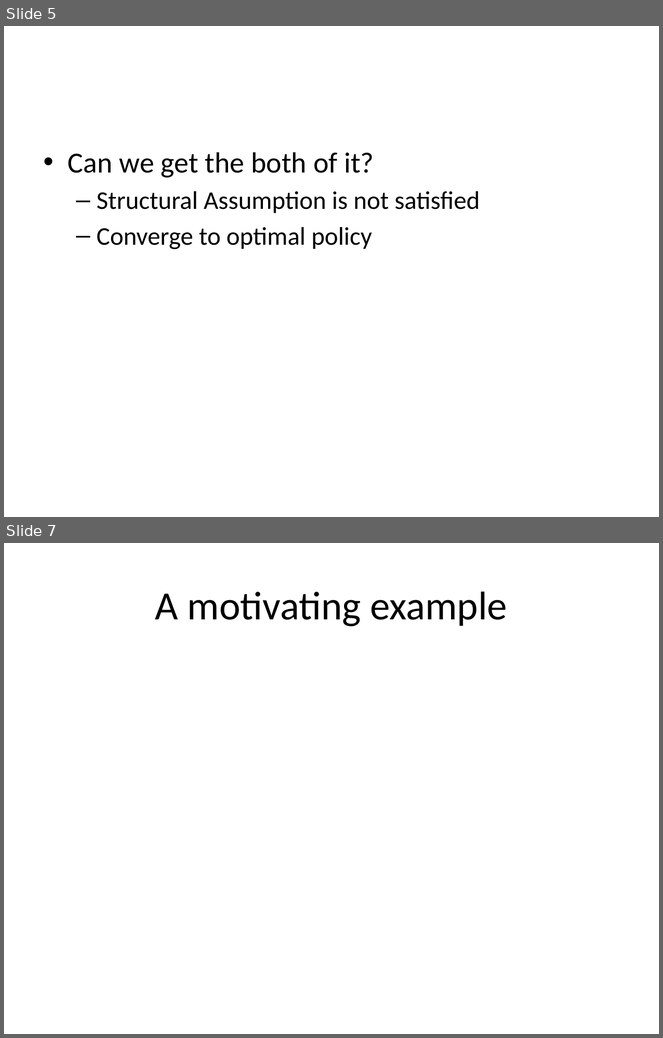
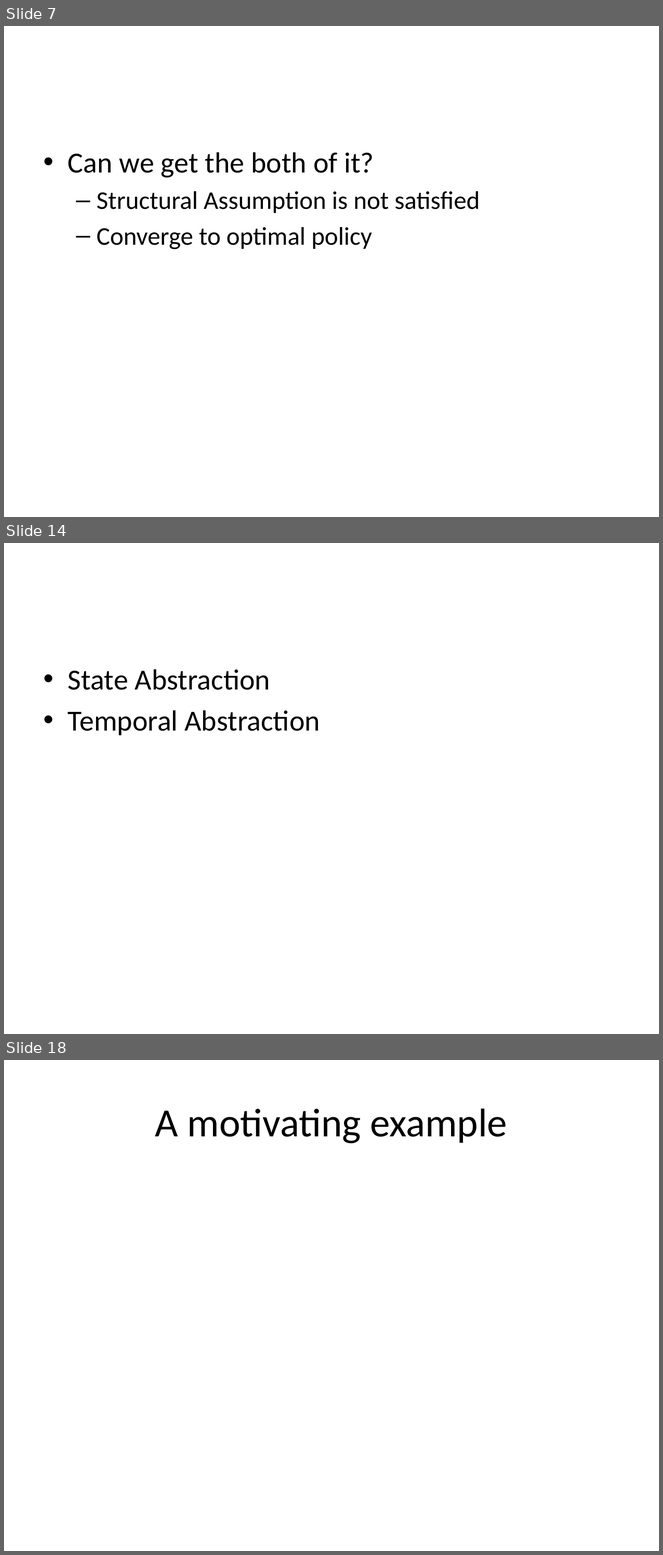
Before and after one commit to lono175/Thesis, a slide deck: OptimalPlanning.pptx. Shown one above the other, each under a label of ours: slides 5 and 7 before the commit, slides 7, 14 and 18 after it; the slides between them are not shown. The pictures are 663x1038 and 663x1555 pixels, drawn with LibreOffice and Linux fonts; fonts in the diff are those of the drawing. Boxes give left, top, right and bottom in pixels: in the first picture for what was removed or moved away, otherwise in the second. Text is boxed around its words. In the diff, an @@ line names an element or a change of style, - is before the commit and + after.

```diff
--- a/OptimalPlanning.pptx
+++ b/OptimalPlanning.pptx
@@ slide 14 added at <box>4,543,659,1034</box>, background #FFFFFF @@
@@ text added at <box>68,669,320,735</box>, 32 pt, text #000000 @@
+• State Abstraction
+• Temporal Abstraction
@@ what was slide 5 is now slide 7 @@
@@ what was slide 7 is now slide 18 @@
```
Also in this commit, not shown: 10 slides changed, 25 other slides added, 1 slide removed.
